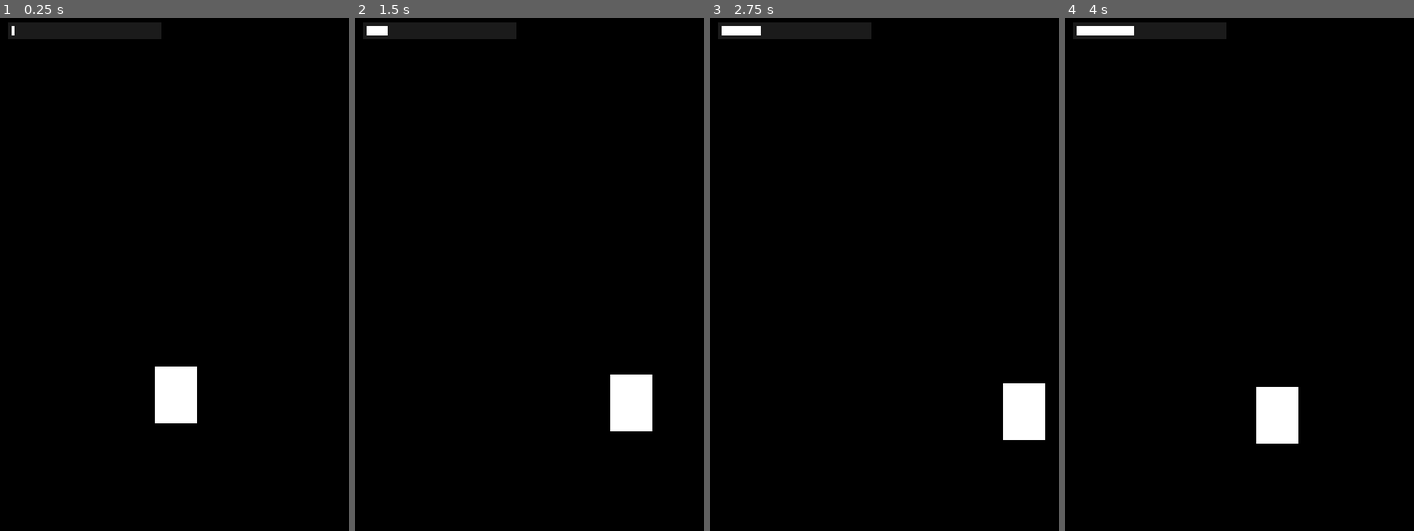
Above: before the commit, frames 1-4 (left to right).
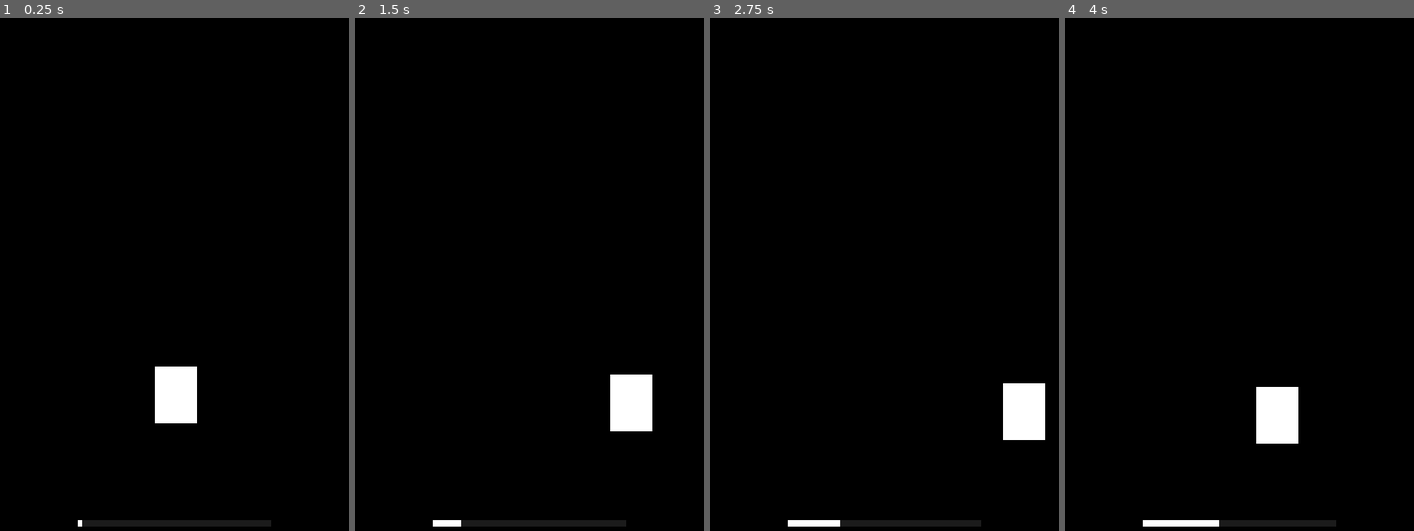
Above: after the commit, the same moments.

Repository: enzoritto/static-hyperspace
Game: Godot game, scene res://levels/Main.tscn
Two runs of this game, one before a commit and one after it. Both use one fixed random seed, a clock stepped at 60 frames per second and the inputs below.
Inputs:
- Up to frame 1 (0.25 s): no input
- Up to frame 2 (1.5 s): tap Enter at 0.5 s; hold Right (move_right) 0.53-1.28 s; hold Space (boost) 0.53-1.28 s; hold Left (move_left) from 1.28 s (still down); tap Space (boost) at 1.35 s
- Up to frame 3 (2.75 s): release Left (move_left) at 2.03 s; hold Right (move_right) from 2.03 s (still down); hold Space (boost) from 2.03 s (still down)
- Up to frame 4 (4 s): release Space (boost) at 2.78 s; tap Space (boost) at 2.85, 3.5 s; release Right (move_right) at 3.53 s; hold Left (move_left) from 3.53 s (still down); hold Space (boost) from 3.53 s (still down)

The runs differ from the first frame. In frame 1, 2.1% of the frame differs, in the area x 2-78%, y 0-100%; in frame 2, 2.1%; in frame 3, 2.1%; in frame 4, 2.1%.

Commit message:
Change boost bar look and position

Diff:
--- a/interface/GUI.tscn
+++ b/interface/GUI.tscn
@@ -2,10 +2,6 @@
 
 [sub_resource type="StyleBoxFlat" id=1]
 bg_color = Color( 1, 1, 1, 1 )
-border_width_left = 5
-border_width_top = 5
-border_width_right = 5
-border_width_bottom = 5
 border_color = Color( 0.105882, 0.105882, 0.105882, 1 )
 
 [sub_resource type="StyleBoxFlat" id=2]
@@ -19,10 +15,14 @@
 }
 
 [node name="Boost Bar" type="ProgressBar" parent="."]
-margin_left = 11.0
-margin_top = 9.0
-margin_right = 222.0
-margin_bottom = 32.0
+anchor_left = 0.5
+anchor_top = 1.0
+anchor_right = 0.5
+anchor_bottom = 1.0
+margin_left = -133.0
+margin_top = -26.9336
+margin_right = 133.0
+margin_bottom = -17.9336
 custom_styles/fg = SubResource( 1 )
 custom_styles/bg = SubResource( 2 )
 max_value = 10.0
--- a/levels/Main.tscn
+++ b/levels/Main.tscn
@@ -9,6 +9,8 @@
 [node name="Main" type="Node2D"]
 
 [node name="GUI" parent="." instance=ExtResource( 2 )]
+margin_right = 480.0
+margin_bottom = 720.0
 
 [node name="Background" type="ParallaxBackground" parent="."]
 
